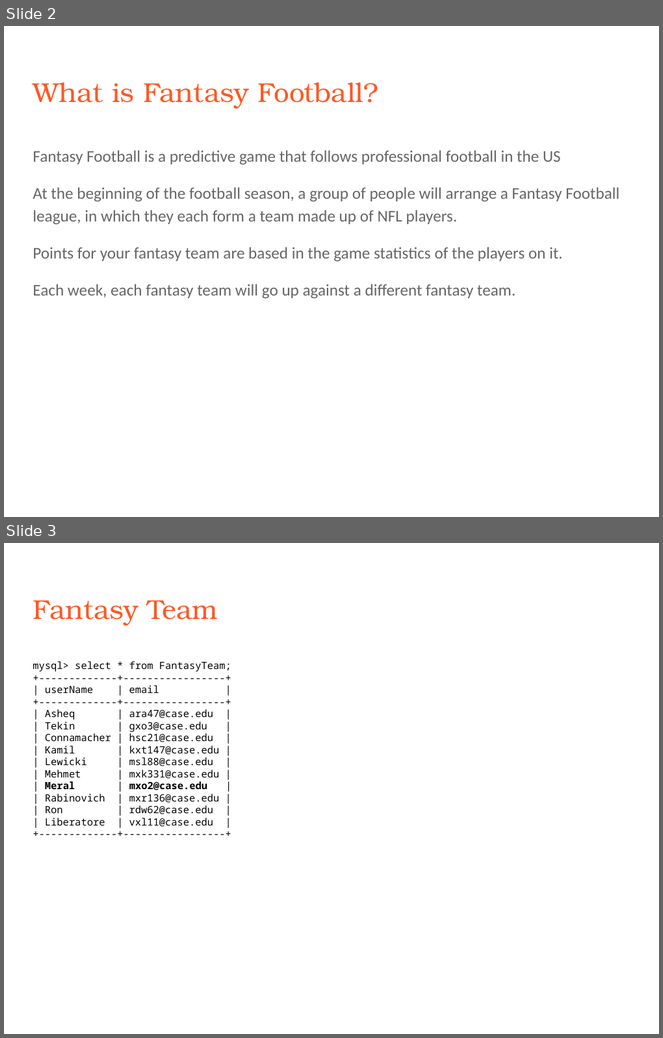
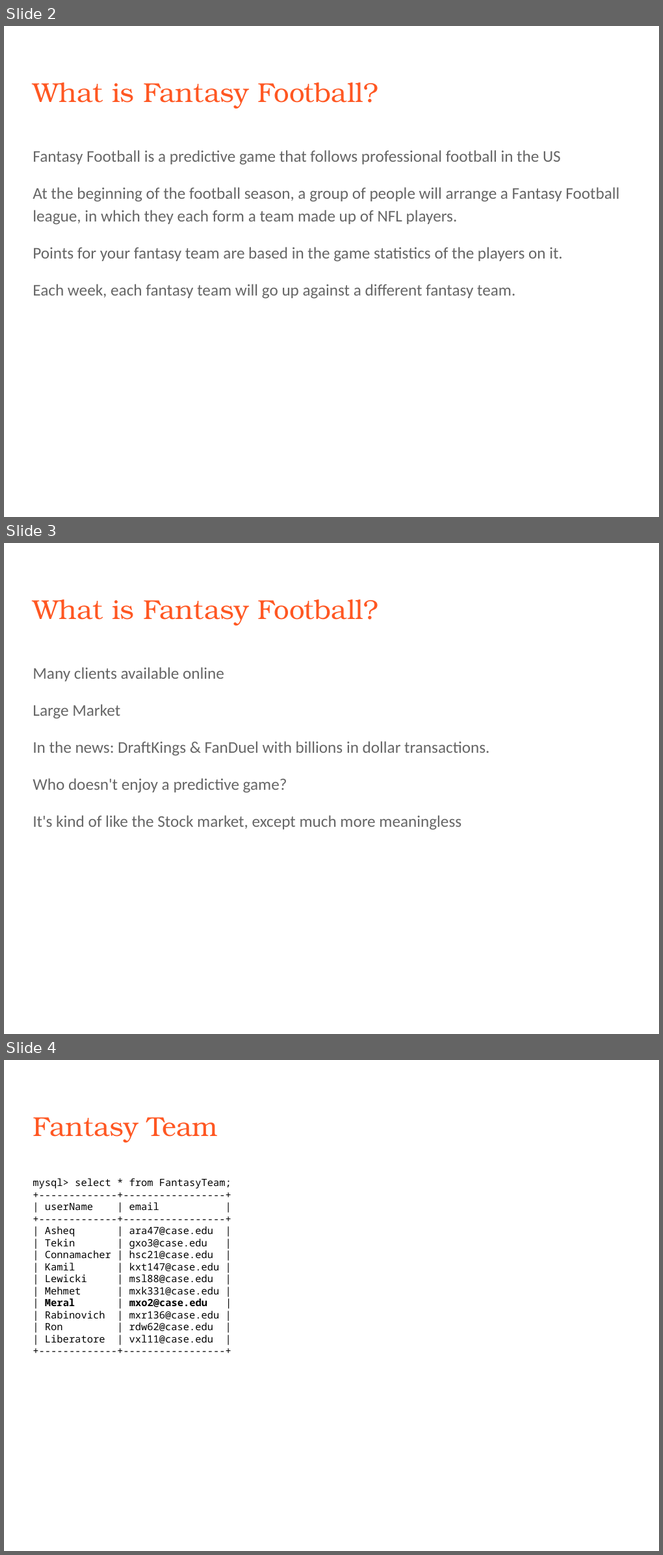
Before and after one commit to ahmear0/FantasyClient, a slide deck: PresentationEECS341.pptx. Shown one above the other, each under a label of ours: slides 2 and 3 before the commit, slides 2, 3 and 4 after it. The pictures are 663x1038 and 663x1555 pixels, drawn with LibreOffice and Linux fonts; fonts in the diff are those of the drawing. Boxes give left, top, right and bottom in pixels: in the first picture for what was removed or moved away, otherwise in the second. Text is boxed around its words. In the diff, an @@ line names an element or a change of style, - is before the commit and + after.

```diff
--- a/PresentationEECS341.pptx
+++ b/PresentationEECS341.pptx
@@ slide 3 added at [4, 543, 659, 1034], background #FFFFFF @@
@@ title added at [33, 600, 379, 626], 30 pt, text #FF5722 @@
+What is Fantasy Football?
@@ text added at [33, 667, 490, 830], 18 pt, text #666666 @@
+Many clients available online
+Large Market
+In the news: DraftKings & FanDuel with billions in dollar transactions.
+Who doesn't enjoy a predictive game?
+It's kind of like the Stock market, except much more meaningless
@@ what was slide 3 is now slide 4 @@
```
Also in this commit, not shown: 2 slides changed, 11 other files.
